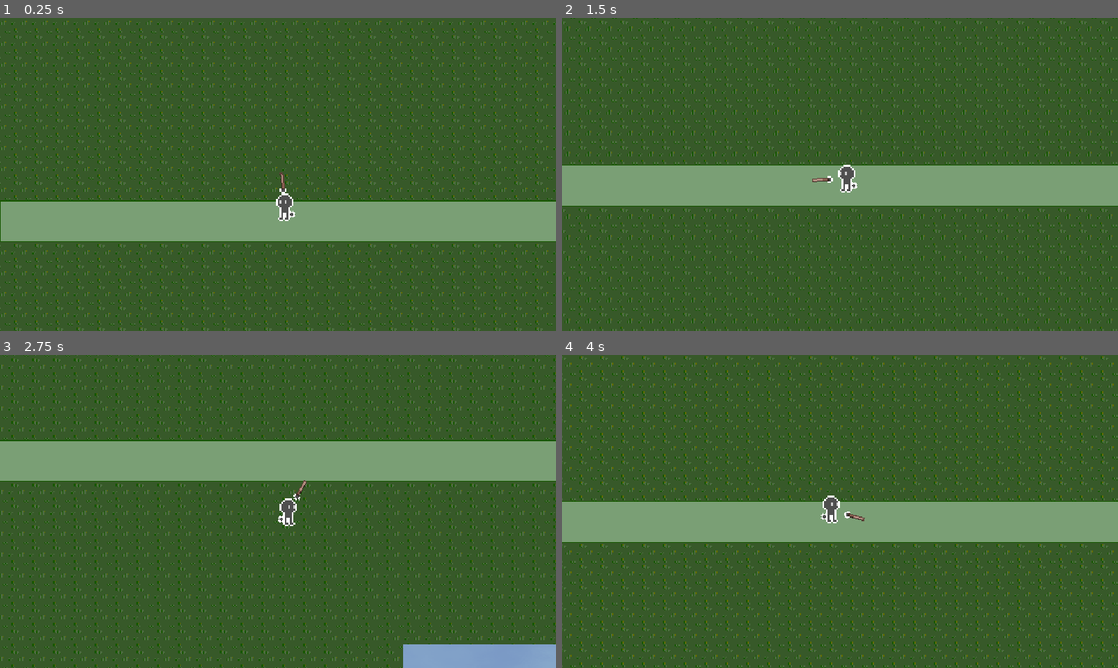
Above: before the commit, frames 1-4 (two rows, left to right).
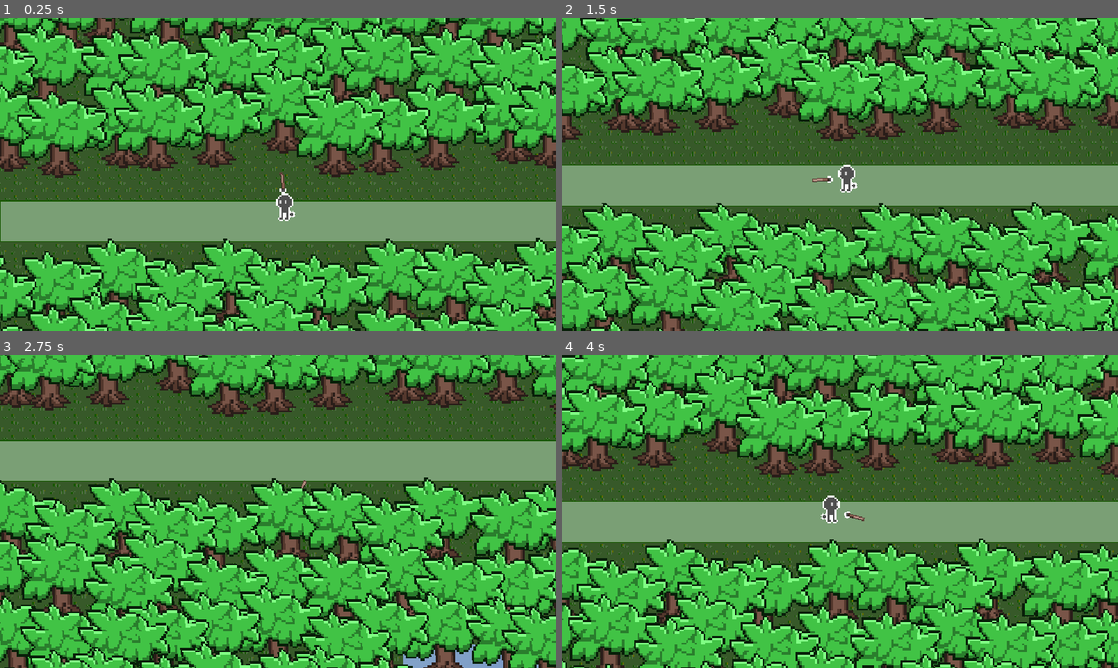
Above: after the commit, the same moments.

Repository: xharris/magicmissiles
Game: Godot game, scene res://game.tscn
Two runs of this game, one before a commit and one after it. Both use one fixed random seed, a clock stepped at 60 frames per second and the inputs below.
Inputs (mouse positions are in pixels of both pictures, inside the frame that each line leads up to):
- Up to frame 1 (0.25 s): no input
- Up to frame 2 (1.5 s): move the mouse to (962, 158) at 0.52 s; hold D (right) 0.53-1.28 s; click (962, 158) at 0.6 s; move the mouse to (728, 190) at 1.27 s; hold S (down) from 1.28 s (still down); right-click (728, 190) at 1.35 s
- Up to frame 3 (2.75 s): move the mouse to (333, 442) at 2.02 s; release S (down) at 2.03 s; hold D (right) from 2.03 s (still down); click (333, 442) at 2.1 s
- Up to frame 4 (4 s): move the mouse to (812, 574) at 2.77 s; release D (right) at 2.78 s; hold W (up) 2.78-3.53 s; right-click (812, 574) at 2.85 s; move the mouse to (1006, 558) at 3.52 s; hold A (left) from 3.53 s (still down); click (1006, 558) at 3.6 s

The runs differ from the first frame. In frame 1, 66% of the frame differs, in the area x 0-100%, y 0-100%; in frame 2, 67%; in frame 3, 66%; in frame 4, 67%.
Error before the commit: Parse Error: Tool buttons can only be used in tool scripts (add "@tool" to the top of the script). (res://components/shape_grid/shape_grid.gd:10)

Commit message:
fixes tree depth sorting

Diff:
--- a/components/shape_grid/shape_grid.gd
+++ b/components/shape_grid/shape_grid.gd
@@ -1,3 +1,4 @@
+#@tool
 extends Node2D
 class_name ShapeGrid
 
@@ -7,8 +8,8 @@
     set(v):
         grid_size = v
         update()
-@export_tool_button("Update")
-var update_action = update
+#@export_tool_button("Update")
+#var update_action = update
 
 var _log = Logs.new("shape_grid")
 var _color: Color = Color.html("607D8B6B")
--- a/entities/actor/actor.tscn
+++ b/entities/actor/actor.tscn
@@ -20,6 +20,7 @@
 [ext_resource type="Resource" uid="uid://m0bu8gbxv6ff" path="res://resources/status_effects/knockback/knockback_mid_src_from_target.tres" id="16_bash0"]
 
 [node name="Actor" type="CharacterBody2D" unique_id=694385484]
+collision_mask = 3
 script = ExtResource("1_oawin")
 
 [node name="Visual" type="Node2D" parent="." unique_id=721249314]
--- a/entities/tree/tree.tscn
+++ b/entities/tree/tree.tscn
@@ -24,12 +24,12 @@
 unique_name_in_owner = true
 texture_filter = 1
 material = SubResource("ShaderMaterial_windy")
-position = Vector2(0, -97)
+position = Vector2(0, -31.000015)
 scale = Vector2(5, 5)
 texture = ExtResource("1_xs1ax")
 
 [node name="StaticBody2D" type="StaticBody2D" parent="." unique_id=813729054]
-position = Vector2(0, -40)
+position = Vector2(0, 26)
 
 [node name="CollisionShape2D" type="CollisionShape2D" parent="StaticBody2D" unique_id=1654861727]
 rotation = 1.5707941
--- a/levels/forest/forest.tscn
+++ b/levels/forest/forest.tscn
@@ -142,6 +142,7 @@
 y_sort_enabled = true
 
 [node name="ShapeFill" parent="Entities/Trees" unique_id=360005954 instance=ExtResource("8_s26ds")]
+z_as_relative = false
 y_sort_enabled = true
 filler = Array[ExtResource("9_40vnh")]([ExtResource("10_40vnh")])
 grid_size = Vector2(128, 128)
@@ -149,12 +150,12 @@
 [node name="CollisionPolygon2D" type="CollisionPolygon2D" parent="Entities/Trees/ShapeFill" unique_id=350981530]
 modulate = Color(1, 1, 1, 0.2)
 position = Vector2(-16, 0)
-polygon = PackedVector2Array(16, 624, 1872, 624, 1872, 256, 16, 256)
+polygon = PackedVector2Array(-112, 624, 1872, 624, 1872, 256, -112, 256)
 
 [node name="CollisionPolygon2D2" type="CollisionPolygon2D" parent="Entities/Trees/ShapeFill" unique_id=2016092786]
 modulate = Color(1, 1, 1, 0.2)
 position = Vector2(-16, 560)
-polygon = PackedVector2Array(16, 1136, 1184, 1136, 1184, 592, 1872, 592, 1872, 352, 16, 336)
+polygon = PackedVector2Array(-112, 1136, 1184, 1136, 1184, 592, 1872, 592, 1872, 272, -112, 272)
 
 [node name="Walls" type="StaticBody2D" parent="Entities" unique_id=880408978]
 collision_layer = 2
